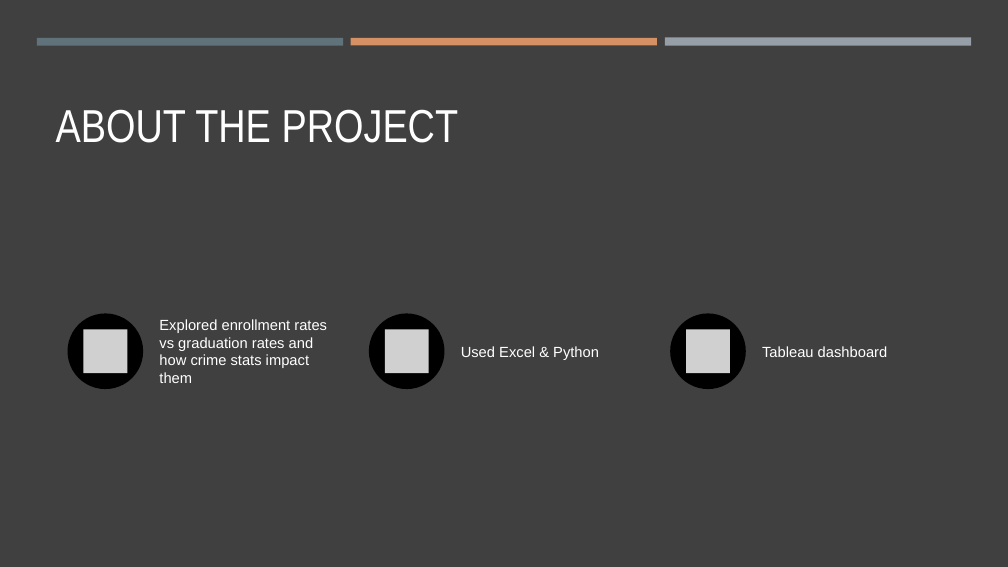
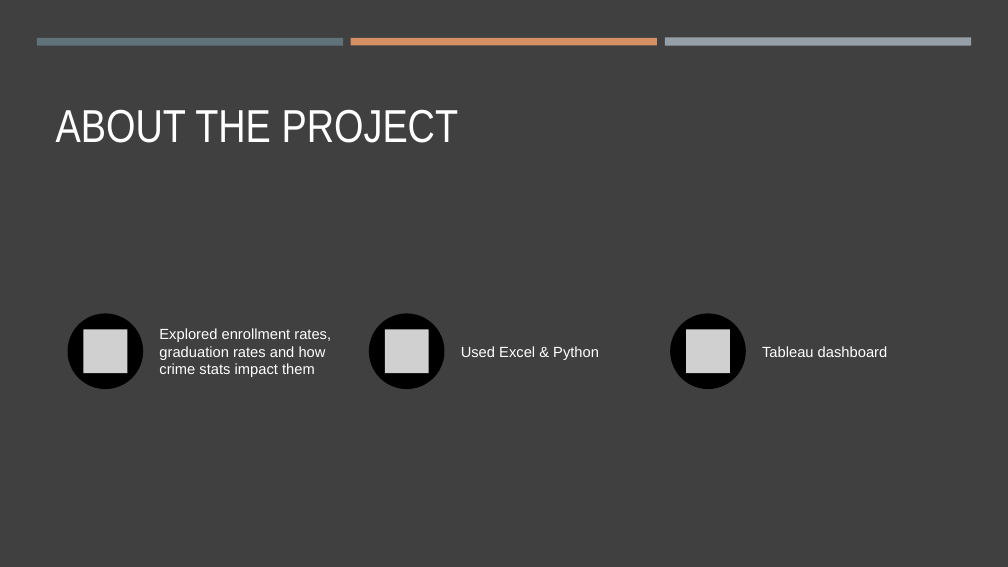
Before and after one commit to ericahen/capstone-da12, a slide deck: slide 2 of presentation/presentation.pptx. Drawn at 1008x567 pixels with LibreOffice and Linux fonts; fonts in the diff are those of the drawing; grey boxes stand for pictures. Boxes give left, top, right and bottom in pixels: in the first picture for what was removed or moved away, otherwise in the second. Text is boxed around its words. In the diff, an @@ line names an element or a change of style, - is before the commit and + after.

```diff
--- a/presentation/presentation.pptx
+++ b/presentation/presentation.pptx
@@ text at [159, 328, 331, 377]: text changed @@
-Explored enrollment rates vs graduation rates and how crime stats impact them
+Explored enrollment rates, graduation rates and how crime stats impact them
```
Also in this commit, not shown: 4 other slides changed, 6 slides added, 7 slides removed.
